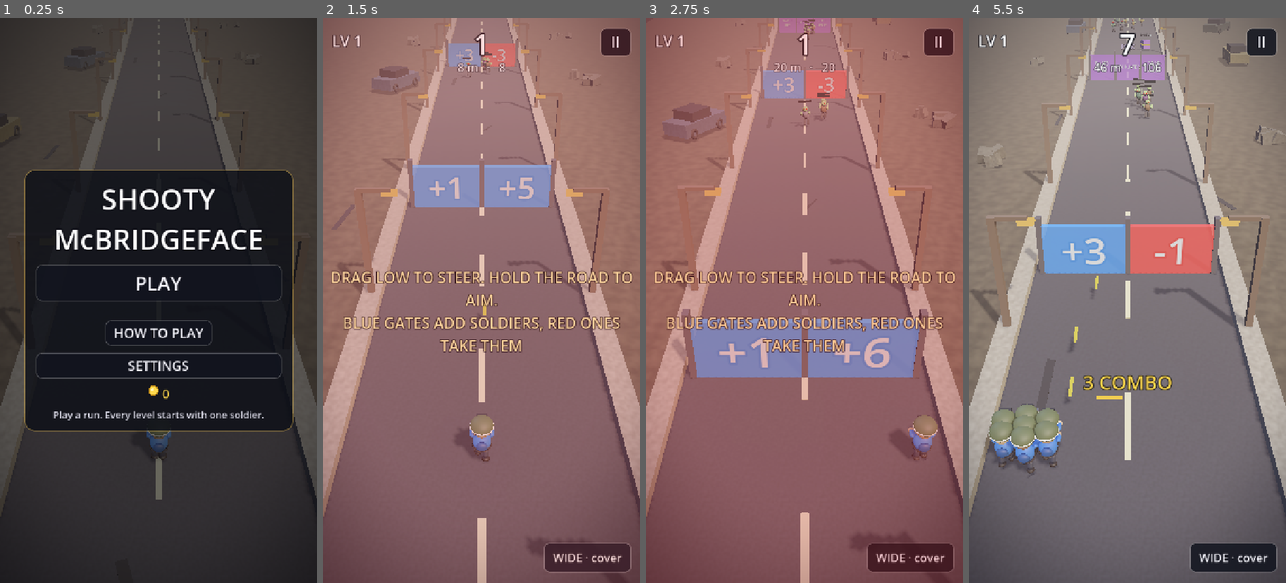
Above: before the commit, frames 1-4 (left to right).
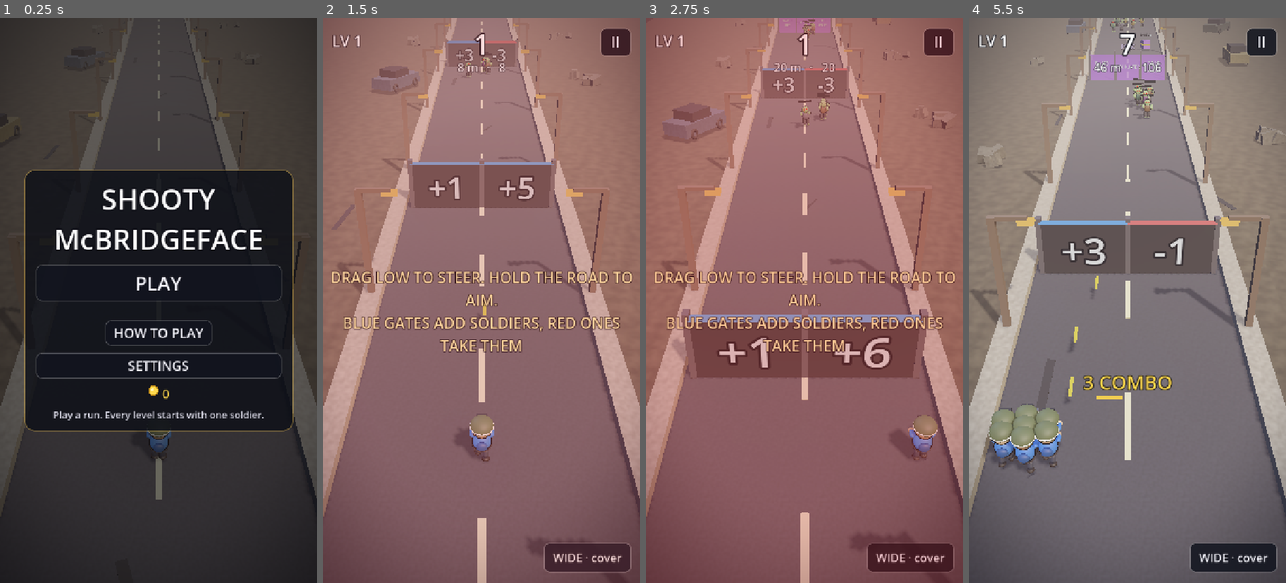
Above: after the commit, the same moments.

Repository: Reconnaishawnce/shootymcbridgeface
Game: Godot game, scene res://scenes/main.tscn
The game is run twice, just before and just after one commit, with the same random seed, the same clock (stepped at 60 frames per second) and the same inputs.
Inputs (mouse positions are in pixels of both pictures, inside the frame that each line leads up to):
- Up to frame 1 (0.25 s): no input
- Up to frame 2 (1.5 s): click "PLAY" at 0.5 s; click "NORMAL" at 1.25 s
- Up to frame 3 (2.75 s): tap Enter at 2, 2.1 s; move the mouse to (874, 272) at 2.02 s; hold Right from 2.03 s (still down); click (874, 272) at 2.17 s; tap Space at 2.27 s
- Up to frame 4 (5.5 s): release Right at 2.75 s; drag from (1064, 328) to (1111, 413) at 2.77 s; move the mouse to (1159, 176) at 3.52 s; hold Right 3.53-4.25 s; tap F at 3.6 s; drag from (1111, 413) to (1032, 215) at 4.27 s; move the mouse to (1222, 385) at 5.02 s; hold Left from 5.03 s (still down); tap Q at 5.1 s; tap Space at 5.27 s

The runs differ from the first frame. In frame 1, less than 0.1% of the frame differs, in the area x 46-54%, y 73-77%; in frame 2, 4.0%; in frame 3, 7.2%, in the area x 11-91%, y 0-77%; in frame 4, 4.8%.

Commit message:
Graphics pass 2: people and things
An ink outline (inverted hull, second pass) on the front ranks of
soldiers, every zombie, the bosses, vehicles and gate frames. Zombies
rebuilt in the soldiers' round style with kind-specific props; hits
squash them, bosses too. Gate panels get a bevelled frame, a glossy
faintly emissive face and a glowing top strip. Vehicles get headlights.
Version 0.25.

Co-Authored-By: Claude Fable 5.1 <noreply@anthropic.com>
Claude-Session: https://claude.ai/code/session_01EMozbYp1QNQ1T5aNXPKEgN

Diff:
--- a/scripts/boss.gd
+++ b/scripts/boss.gd
@@ -61,6 +61,7 @@
 		_legs.append(hip)
 	var torso := Mats.capsule(1.0, 2.4, SKIN)
 	torso.position.y = 2.2
+	Mats.ink(torso, 0.05)
 	_body.add_child(torso)
 	for side in [-1.0, 1.0]:
 		var plate := Mats.box(Vector3(0.9, 0.35, 0.9), DARK)
@@ -76,6 +77,7 @@
 		_body.add_child(fist)
 	var head := Mats.sphere(0.55, SKIN)
 	head.position = Vector3(0.0, 3.75, 0.2)
+	Mats.ink(head, 0.05)
 	_body.add_child(head)
 	var jaw := Mats.box(Vector3(0.7, 0.25, 0.5), DARK)
 	jaw.position = Vector3(0.0, 3.45, 0.5)
@@ -106,23 +108,28 @@
 	hp = p_hp
 	if kind == Kind.SPITTER:
 		# Sickly green, no fists, a wide maw: it does not need to reach you.
-		for c in _body.get_children():
-			if c is MeshInstance3D and c != _core and c != _ring and c.material_override == Mats.flat(SKIN):
-				c.material_override = Mats.flat(SPITTER_SKIN)
+		_recolour(SPITTER_SKIN)
 		var maw := Mats.sphere(0.42, Color(0.1, 0.05, 0.05))
 		maw.position = Vector3(0.0, 3.5, 0.62)
 		_body.add_child(maw)
 	elif kind == Kind.STORM:
 		# Slate blue, a crown of glowing rods: it calls the lightning.
-		for c in _body.get_children():
-			if c is MeshInstance3D and c != _core and c != _ring and c.material_override == Mats.flat(SKIN):
-				c.material_override = Mats.flat(STORM_SKIN)
+		_recolour(STORM_SKIN)
 		for i in range(5):
 			var a := float(i) * TAU / 5.0
 			var rod := Mats.box(Vector3(0.12, 1.1, 0.12), STORM_GLOW, true)
 			rod.position = Vector3(sin(a) * 0.5, 4.5, cos(a) * 0.5 + 0.2)
 			rod.rotation_degrees = Vector3(cos(a) * 25.0, 0.0, -sin(a) * 25.0)
 			_body.add_child(rod)
+
+
+## Swap every skin-coloured part (inked or not) for another skin.
+func _recolour(to: Color) -> void:
+	for c in _body.get_children():
+		if c is MeshInstance3D and c != _core and c != _ring and c.material_override is StandardMaterial3D:
+			var m: StandardMaterial3D = c.material_override
+			if m.albedo_color.is_equal_approx(SKIN):
+				c.material_override = Mats.inked_flat(to, 0.05) if m.next_pass != null else Mats.flat(to)
 
 
 func is_spitter() -> bool:
@@ -180,4 +187,4 @@
 		_legs[i].rotation.x = sin(t * 2.5 + PI * i) * 0.35
 	if _hit_t > 0.0:
 		_hit_t = maxf(0.0, _hit_t - delta * 10.0)
-		_body.scale = Vector3.ONE * (1.0 + 0.06 * _hit_t)
+		_body.scale = Vector3(1.0 + 0.07 * _hit_t, 1.0 - 0.05 * _hit_t, 1.0 + 0.07 * _hit_t)
--- a/scripts/gate_panel_view.gd
+++ b/scripts/gate_panel_view.gd
@@ -19,6 +19,7 @@
 const CONVOY := Color(0.5, 0.56, 0.38, 0.9)
 
 var _mesh: MeshInstance3D
+var _strip: MeshInstance3D
 var _mat: StandardMaterial3D
 var _label: Label3D
 var _pop := 0.0
@@ -31,15 +32,27 @@
 
 func _init(p_width: float = WIDTH) -> void:
 	width = p_width
+	# A dark bevelled frame behind a glossy coloured face, and a thin
+	# glowing strip along the top so the row of panels reads from far off.
+	var frame := Mats.box(Vector3(width + 0.16, HEIGHT + 0.16, 0.2), Color(0.09, 0.09, 0.12))
+	frame.position.z = 0.04
+	Mats.ink(frame, 0.02)
+	add_child(frame)
 	_mesh = MeshInstance3D.new()
 	var bm := BoxMesh.new()
 	bm.size = Vector3(width, HEIGHT, 0.25)
 	_mesh.mesh = bm
 	_mat = StandardMaterial3D.new()
 	_mat.transparency = BaseMaterial3D.TRANSPARENCY_ALPHA
-	_mat.roughness = 0.6
+	_mat.roughness = 0.35
+	_mat.specular_mode = BaseMaterial3D.SPECULAR_SCHLICK_GGX
+	_mat.emission_enabled = true
+	_mat.emission_energy_multiplier = 0.25
 	_mesh.material_override = _mat
 	add_child(_mesh)
+	_strip = Mats.box(Vector3(width + 0.16, 0.08, 0.22), Color.WHITE)
+	_strip.position = Vector3(0.0, HEIGHT * 0.5 + 0.12, 0.04)
+	add_child(_strip)
 
 	_label = Label3D.new()
 	_label.font_size = 150
@@ -74,6 +87,8 @@
 	_base_color = color
 	if not _hot:
 		_mat.albedo_color = color
+	_mat.emission = Color(color.r, color.g, color.b)
+	_strip.material_override = Mats.glow(Color(color.r, color.g, color.b).lightened(0.3), 1.8)
 
 
 ## Little bounce when a shot steps the value up.
--- a/scripts/mats.gd
+++ b/scripts/mats.gd
@@ -37,6 +37,62 @@
 		m.transparency = BaseMaterial3D.TRANSPARENCY_ALPHA
 	cache[key] = m
 	return m
+
+
+## The ink line round characters and things: an inverted hull drawn as a
+## second pass, front faces culled, pushed out along the normal. Cheap,
+## and it works on the Compatibility renderer.
+static func outline(width: float = 0.028) -> ShaderMaterial:
+	var cache := _cache()
+	var key := "outline|%.3f" % width
+	if cache.has(key):
+		return cache[key]
+	var sh := Shader.new()
+	sh.code = "shader_type spatial; render_mode cull_front, unshaded, depth_draw_opaque; uniform float width = 0.028; uniform vec4 ink : source_color = vec4(0.06, 0.05, 0.08, 1.0); void vertex() { VERTEX += NORMAL * width; } void fragment() { ALBEDO = ink.rgb; }"
+	var m := ShaderMaterial.new()
+	m.shader = sh
+	m.set_shader_parameter("width", width)
+	cache[key] = m
+	return m
+
+
+## A soft material with the ink line: characters and things that should
+## read as drawn.
+static func inked(color: Color, width: float = 0.028) -> StandardMaterial3D:
+	var cache := _cache()
+	var key := "inked|%s|%.3f" % [color.to_html(true), width]
+	if cache.has(key):
+		return cache[key]
+	var m := soft(color).duplicate()
+	m.next_pass = outline(width)
+	cache[key] = m
+	return m
+
+
+## A flat material with the ink line, for things built from boxes.
+static func inked_flat(color: Color, width: float = 0.028) -> StandardMaterial3D:
+	var cache := _cache()
+	var key := "inkedflat|%s|%.3f" % [color.to_html(true), width]
+	if cache.has(key):
+		return cache[key]
+	var m := flat(color).duplicate()
+	m.next_pass = outline(width)
+	cache[key] = m
+	return m
+
+
+## Give an existing mesh the ink line, whatever its material.
+static func ink(mi: MeshInstance3D, width: float = 0.028) -> MeshInstance3D:
+	var base := mi.material_override
+	if base is StandardMaterial3D:
+		var key := "ink|%s|%.3f" % [base.get_instance_id(), width]
+		var cache := _cache()
+		if not cache.has(key):
+			var dup: StandardMaterial3D = base.duplicate()
+			dup.next_pass = outline(width)
+			cache[key] = dup
+		mi.material_override = cache[key]
+	return mi
 
 
 ## Something that gives off light: bullets, the boss core, neon, lamps.
--- a/scripts/soldier.gd
+++ b/scripts/soldier.gd
@@ -97,6 +97,9 @@
 	var weapon: String = str(look.get("weapon", "standard"))
 	var back: String = str(look.get("back", "pack"))
 
+	# The front ranks get the ink line; the crowd behind stays cheap.
+	var ink_w := 0.022 if detailed else 0.0
+
 	# Short legs with round shoes.
 	for side in [-1.0, 1.0]:
 		var hip := Node3D.new()
@@ -115,11 +118,15 @@
 	var body := Mats.ball(0.235, top)
 	body.position.y = 0.64
 	body.scale = Vector3(1.0, 1.08, 0.92)
+	if ink_w > 0.0:
+		Mats.ink(body, ink_w)
 	add_child(body)
 
 	# A big round head.
 	var head := Mats.ball(HEAD_R, skin)
 	head.position.y = HEAD_Y
+	if ink_w > 0.0:
+		Mats.ink(head, ink_w)
 	add_child(head)
 	if detailed:
 		_add_face()
--- a/scripts/vehicle.gd
+++ b/scripts/vehicle.gd
@@ -62,7 +62,13 @@
 func _build_jeep() -> void:
 	var body := Mats.box(Vector3(0.9, 0.4, 1.5), BODY)
 	body.position.y = 0.5
+	Mats.ink(body, 0.03)
 	add_child(body)
+	for x in [-0.3, 0.3]:
+		var lamp := Mats.box(Vector3(0.14, 0.12, 0.06), Color(1.0, 0.95, 0.8))
+		lamp.material_override = Mats.glow(Color(1.0, 0.95, 0.8), 2.0)
+		lamp.position = Vector3(x, 0.55, -0.76)
+		add_child(lamp)
 	var hood := Mats.box(Vector3(0.8, 0.2, 0.5), BODY.darkened(0.15))
 	hood.position = Vector3(0.0, 0.72, -0.45)
 	add_child(hood)
@@ -95,7 +101,12 @@
 func _build_tank() -> void:
 	var hull := Mats.box(Vector3(1.5, 0.55, 2.3), BODY)
 	hull.position.y = 0.55
+	Mats.ink(hull, 0.035)
 	add_child(hull)
+	var lamp := Mats.box(Vector3(0.3, 0.1, 0.06), Color(1.0, 0.95, 0.8))
+	lamp.material_override = Mats.glow(Color(1.0, 0.95, 0.8), 2.0)
+	lamp.position = Vector3(0.45, 0.7, -1.17)
+	add_child(lamp)
 	for x in [-0.8, 0.8]:
 		var track := Mats.box(Vector3(0.35, 0.5, 2.4), DARK)
 		track.position = Vector3(x, 0.35, 0.0)
@@ -121,6 +132,7 @@
 	var body := Mats.pill(0.42, 1.4, BODY)
 	body.rotation_degrees.x = 90.0
 	body.position.y = 0.6
+	Mats.ink(body, 0.03)
 	add_child(body)
 	var glass := Mats.ball(0.34, Color(0.5, 0.75, 0.9))
 	glass.position = Vector3(0.0, 0.7, -0.75)
@@ -168,6 +180,7 @@
 		_legs.append(hip)
 	var torso := Mats.box(Vector3(1.4, 1.0, 1.0), BODY)
 	torso.position.y = 2.0
+	Mats.ink(torso, 0.04)
 	add_child(torso)
 	var head := Mats.ball(0.32, STEEL)
 	head.position = Vector3(0.0, 2.75, -0.1)
--- a/scripts/zombie.gd
+++ b/scripts/zombie.gd
@@ -150,56 +150,107 @@
 		Kind.LATCHER:
 			skin = LATCHER_SKIN
 			shirt = Color(0.3, 0.1, 0.25)
-
+	var ink := 0.03
+
+	# Shambling legs, bare feet.
 	for side in [-1.0, 1.0]:
 		var hip := Node3D.new()
 		hip.position = Vector3(side * 0.11, 0.5, 0.0)
-		var leg := Mats.capsule(0.09, 0.4, PANTS)
-		leg.position.y = -0.22
+		var leg := Mats.pill(0.085, 0.36, PANTS)
+		leg.position.y = -0.2
+		Mats.ink(leg, ink)
 		hip.add_child(leg)
+		var foot := Mats.ball(0.08, skin.darkened(0.2))
+		foot.position = Vector3(0.0, -0.42, -0.04)
+		foot.scale = Vector3(1.0, 0.6, 1.3)
+		hip.add_child(foot)
 		_body.add_child(hip)
 		_legs.append(hip)
 
-	var torso := Mats.capsule(0.21, 0.5, shirt)
-	torso.position = Vector3(0.0, 0.76, 0.04)
+	# A hunched torso, torn shirt, a rib of darker cloth.
+	var torso := Mats.ball(0.24, shirt)
+	torso.position = Vector3(0.0, 0.74, 0.06)
+	torso.scale = Vector3(1.0, 1.15, 0.85)
 	torso.rotation.x = 0.55 if is_runner() else 0.3
+	Mats.ink(torso, ink)
 	_body.add_child(torso)
-
-	var head := Mats.sphere(0.17, skin)
-	head.position = Vector3(0.0, 1.16, 0.14)
+	var tear := Mats.ball(0.1, skin)
+	tear.position = Vector3(0.09, 0.62, -0.13)
+	tear.scale = Vector3(1.0, 1.4, 0.4)
+	_body.add_child(tear)
+
+	# A big round head, sunken glowing eyes, a slack jaw.
+	var head := Mats.ball(0.2, skin)
+	head.position = Vector3(0.0, 1.14, 0.16)
+	Mats.ink(head, ink)
 	_body.add_child(head)
-	var eye_r := 0.05 if brute else 0.035
+	var eye_r := 0.055 if brute else 0.04
 	for side in [-1.0, 1.0]:
+		var socket := Mats.ball(eye_r + 0.02, skin.darkened(0.45))
+		socket.position = Vector3(side * 0.075, 1.17, 0.31)
+		socket.scale = Vector3(1.0, 1.0, 0.5)
+		_body.add_child(socket)
 		var eye := Mats.sphere(eye_r, EYE)
-		eye.material_override = Mats.flat(EYE, true)
-		eye.position = Vector3(side * 0.065, 1.18, 0.29)
+		eye.material_override = Mats.glow(EYE, 2.0)
+		eye.position = Vector3(side * 0.075, 1.17, 0.34)
 		_body.add_child(eye)
-
+	var jaw := Mats.ball(0.08, skin.darkened(0.3))
+	jaw.position = Vector3(0.0, 1.0, 0.3)
+	jaw.scale = Vector3(1.3, 0.5, 0.7)
+	_body.add_child(jaw)
+	var hair := Mats.ball(0.19, PANTS.darkened(0.2))
+	hair.position = Vector3(0.0, 1.24, 0.12)
+	hair.scale = Vector3(1.0, 0.45, 1.0)
+	_body.add_child(hair)
+
+	# Arms out front, hands open.
 	for side in [-1.0, 1.0]:
 		var shoulder := Node3D.new()
-		shoulder.position = Vector3(side * 0.26, 0.96, 0.1)
+		shoulder.position = Vector3(side * 0.27, 0.96, 0.12)
 		shoulder.rotation_degrees.x = -80.0
-		var arm := Mats.capsule(0.07, 0.44, skin)
+		var arm := Mats.pill(0.07, 0.4, skin)
 		arm.position.y = -0.2
+		Mats.ink(arm, ink)
 		shoulder.add_child(arm)
+		var hand := Mats.ball(0.075, skin.darkened(0.1))
+		hand.position.y = -0.42
+		shoulder.add_child(hand)
 		_body.add_child(shoulder)
 		_arms.append(shoulder)
 
 	if brute:
 		for side in [-1.0, 1.0]:
-			var pad := Mats.box(Vector3(0.3, 0.14, 0.3), PLATE)
-			pad.position = Vector3(side * 0.3, 1.06, 0.05)
+			var pad := Mats.box(Vector3(0.32, 0.16, 0.32), PLATE)
+			pad.position = Vector3(side * 0.3, 1.04, 0.06)
+			Mats.ink(pad, ink)
 			_body.add_child(pad)
+		var belt := Mats.torus(0.22, 0.27, PLATE.darkened(0.2))
+		belt.position = Vector3(0.0, 0.52, 0.04)
+		_body.add_child(belt)
 	elif is_tank():
 		# A slab of scrap held out front: the thing that eats your bullets.
-		var shield := Mats.box(Vector3(1.1, 0.9, 0.12), PLATE.lightened(0.15))
+		var shield := Mats.gbox(Vector3(1.1, 0.9, 0.12), PLATE.lightened(0.15), 0.8, 0.3, 6)
 		shield.position = Vector3(0.0, 0.8, 0.42)
+		Mats.ink(shield, ink)
 		_body.add_child(shield)
+		for i in range(3):
+			var rivet := Mats.ball(0.04, Color(0.7, 0.7, 0.72))
+			rivet.position = Vector3(-0.4 + 0.4 * float(i), 1.15, 0.49)
+			_body.add_child(rivet)
 	elif is_thief():
 		# A sack over the shoulder: it is here to take, not to bite.
-		var sack := Mats.sphere(0.16, Color(0.5, 0.38, 0.2))
+		var sack := Mats.ball(0.17, Color(0.5, 0.38, 0.2))
 		sack.position = Vector3(-0.22, 1.05, -0.1)
+		Mats.ink(sack, ink)
 		_body.add_child(sack)
+	elif is_latcher():
+		# Claws: it holds on.
+		for side in [-1.0, 1.0]:
+			for k in range(3):
+				var claw := Mats.cone(0.02, 0.12, Color(0.9, 0.85, 0.8))
+				claw.position = Vector3(side * 0.27 + (float(k) - 1.0) * 0.04, 0.55, 0.52)
+				claw.rotation_degrees.x = 90.0
+				_body.add_child(claw)
 
 	var bar_bg := Mats.box(Vector3(0.84, 0.1, 0.1), BAR_BG, true)
 	bar_bg.position.y = 1.6
@@ -268,5 +319,6 @@
 		_cling_ring.scale = Vector3.ONE * (1.0 + 0.18 * sin(t * 1.2))
 		_cling_ring.rotation.y = t * 0.3
 	if _hit_t > 0.0:
+		# Squash: wider and shorter for a moment, then back.
 		_hit_t = maxf(0.0, _hit_t - delta * 8.0)
-		_body.scale = Vector3.ONE * _base_scale * (1.0 + 0.18 * _hit_t)
+		_body.scale = Vector3(1.0 + 0.22 * _hit_t, 1.0 - 0.18 * _hit_t, 1.0 + 0.22 * _hit_t) * _base_scale
Not shown, changed: CHANGELOG.md
Not shown, changed: VERSION
Not shown, changed: docs/DESIGN.md
Not shown, changed: docs/ROADMAP.md
